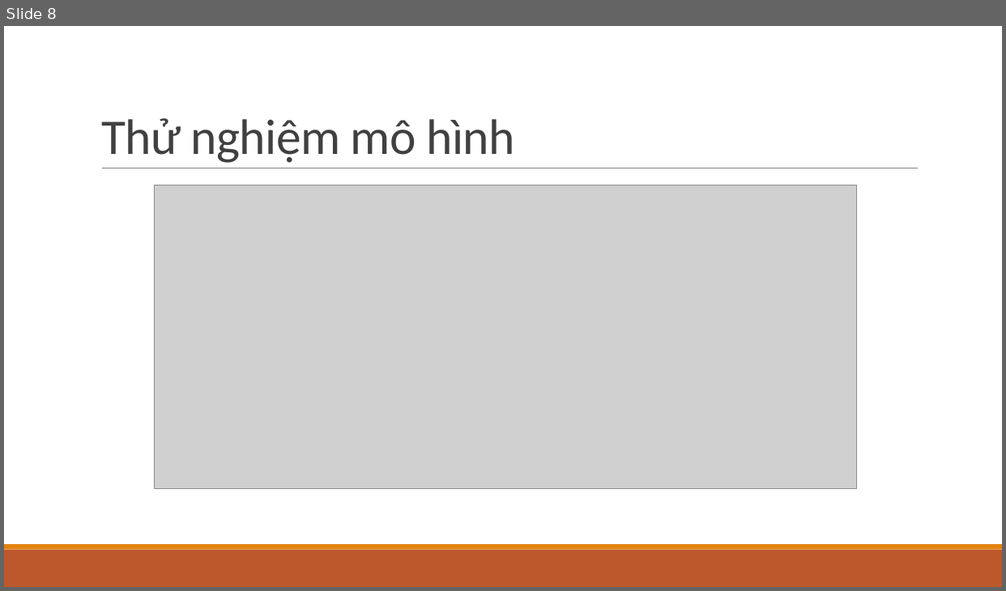
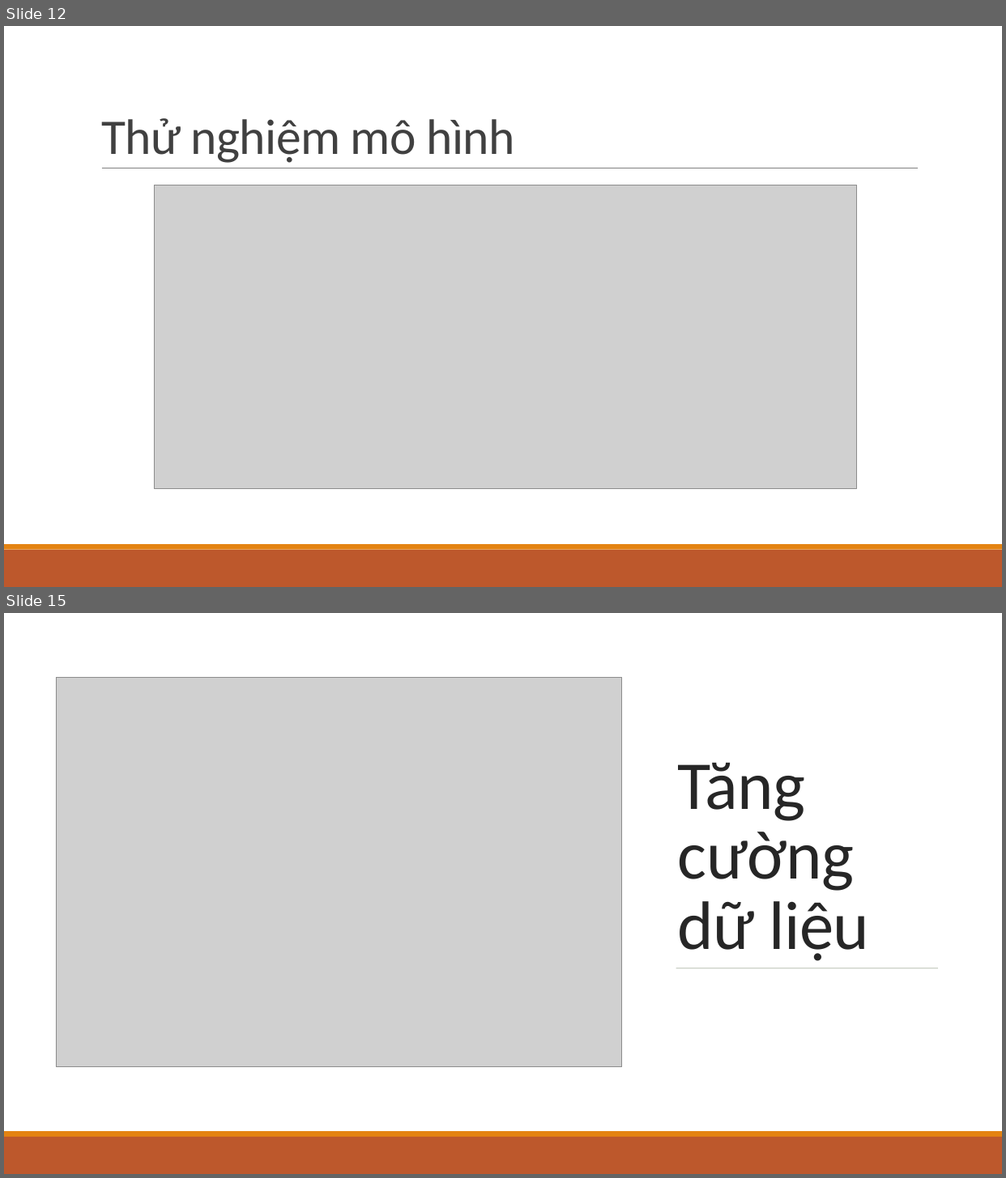
Before and after one commit to hoangphuc1998/DataScienceFinalProject, a slide deck: DataScience.pptx. Shown one above the other, each under a label of ours: slide 8 before the commit, slides 12 and 15 after it; the slides between them are not shown. The pictures are 1006x591 and 1006x1178 pixels, drawn with LibreOffice and Linux fonts; fonts in the diff are those of the drawing; grey boxes stand for pictures. Boxes give left, top, right and bottom in pixels: in the first picture for what was removed or moved away, otherwise in the second. Text is boxed around its words. In the diff, an @@ line names an element or a change of style, - is before the commit and + after.

```diff
--- a/DataScience.pptx
+++ b/DataScience.pptx
@@ slide 15 added at <box>4,613,1002,1174</box>, background #FFFFFF @@
@@ rectangle added at <box>4,613,1002,1131</box>, fill #FFFFFF @@
@@ picture added at <box>56,677,621,1068</box> @@
@@ title added at <box>678,762,870,961</box>, 66 pt, text #262626 @@
+Tăng cường dữ liệu
@@ line added from (676, 969) to (938, 969), #637052 0.5 pt @@
@@ rectangle added at <box>4,1131,1002,1137</box>, fill #E48312 @@
@@ rectangle added at <box>4,1137,1002,1174</box>, fill #BD582C @@
@@ what was slide 8 is now slide 12 @@
```
Also in this commit, not shown: 4 slides changed, 7 other slides added, 1 other file.
